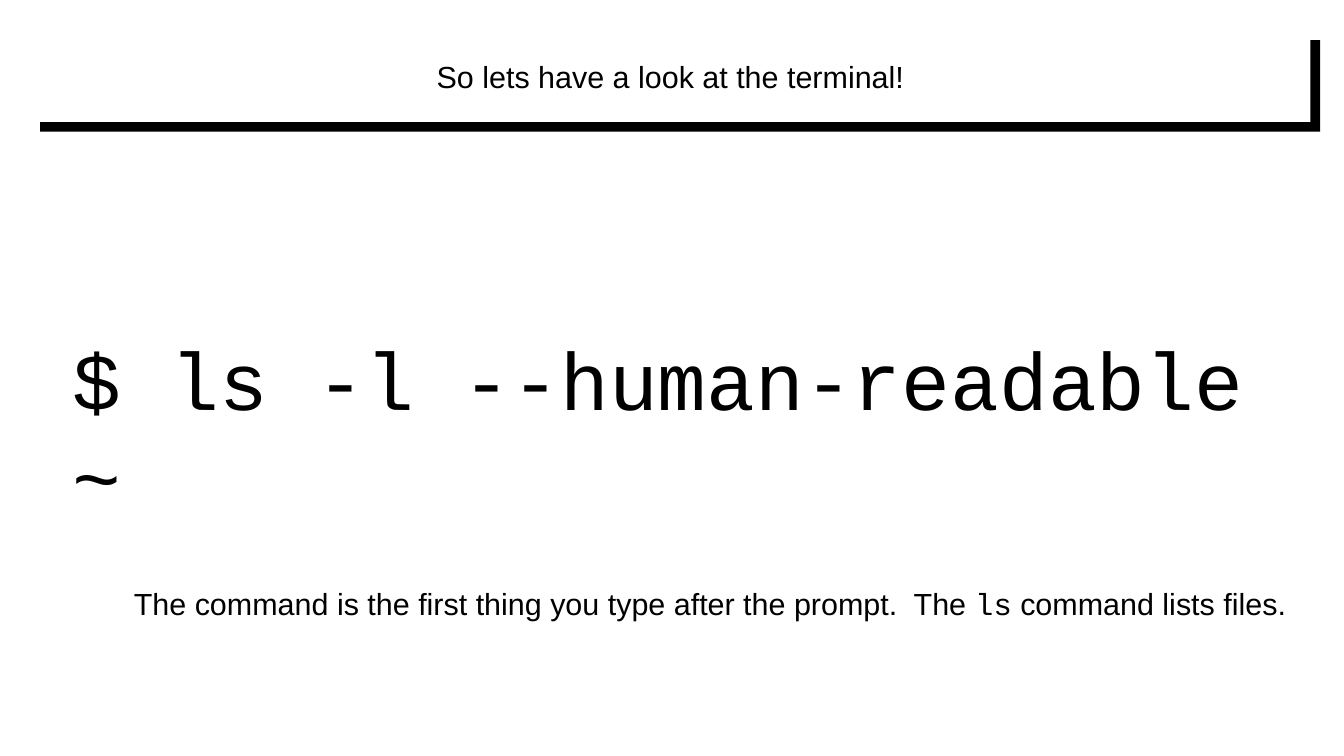
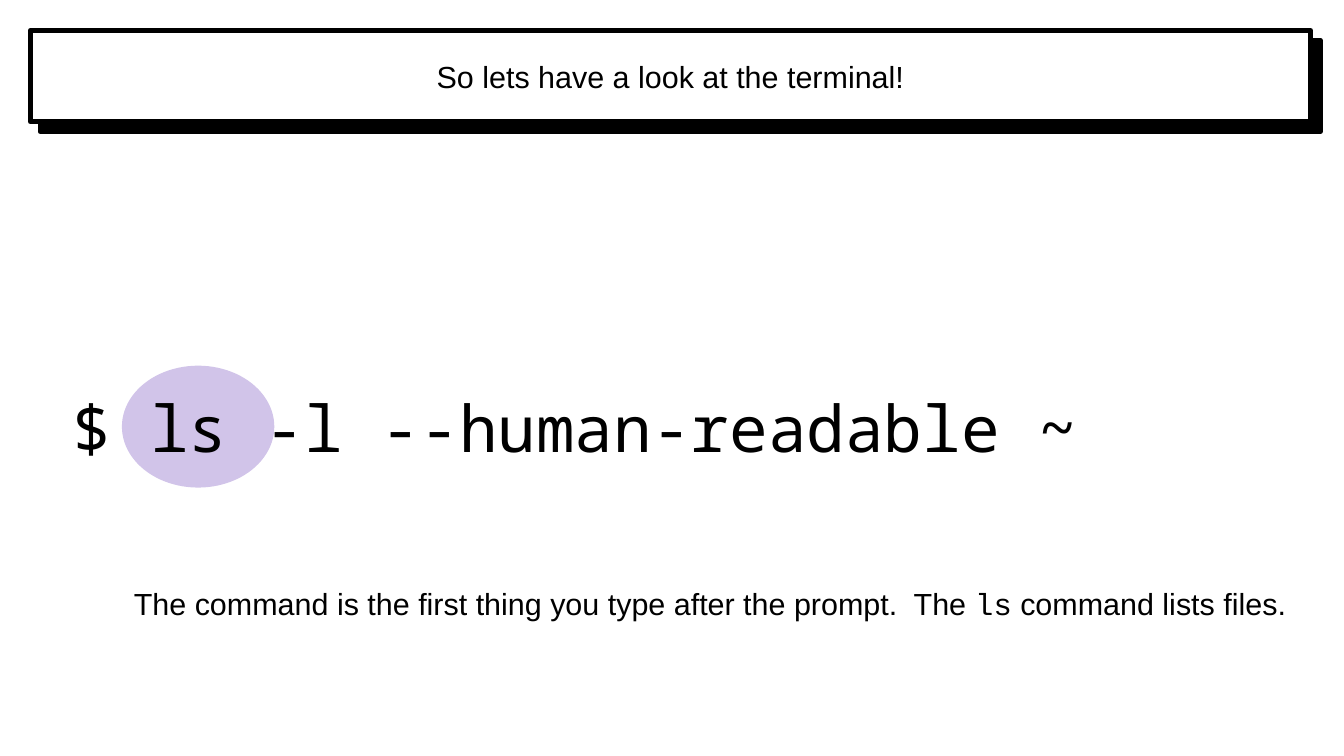
Before and after one commit to cs-uob/software-tools, a slide deck: slide 8 of 01-sysadmin/slides.odp. Drawn at 1344x756 pixels with LibreOffice and Linux fonts; fonts in the diff are those of the drawing. Boxes give left, top, right and bottom in pixels: in the first picture for what was removed or moved away, otherwise in the second. Text is boxed around its words. In the diff, an @@ line names an element or a change of style, - is before the commit and + after.

```diff
--- a/01-sysadmin/slides.odp
+++ b/01-sysadmin/slides.odp
@@ rectangle "So lets have a look ..." at (30,30,1311,122): outline none to #000000 3 pt @@
@@ text "$ ls -l --human-readable ~" at (150,400,1000,453): size 48 to 38 pt, font Courier New to Noto Sans Mono @@
@@ ellipse added at (122,366,274,488), fill #D1C4E9 @@
```
Also in this commit, not shown: 14 other slides changed, 1 other file.
